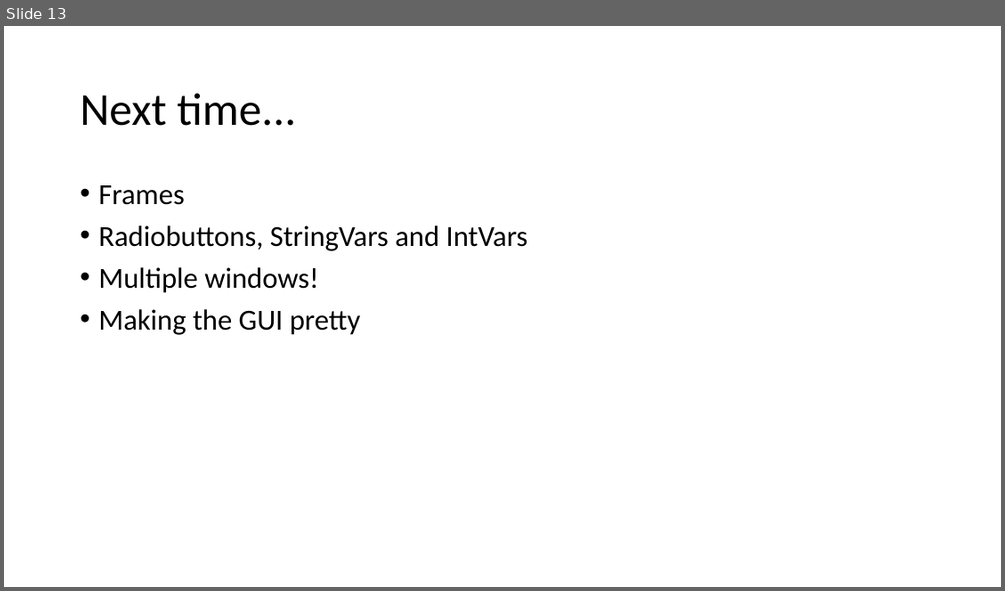
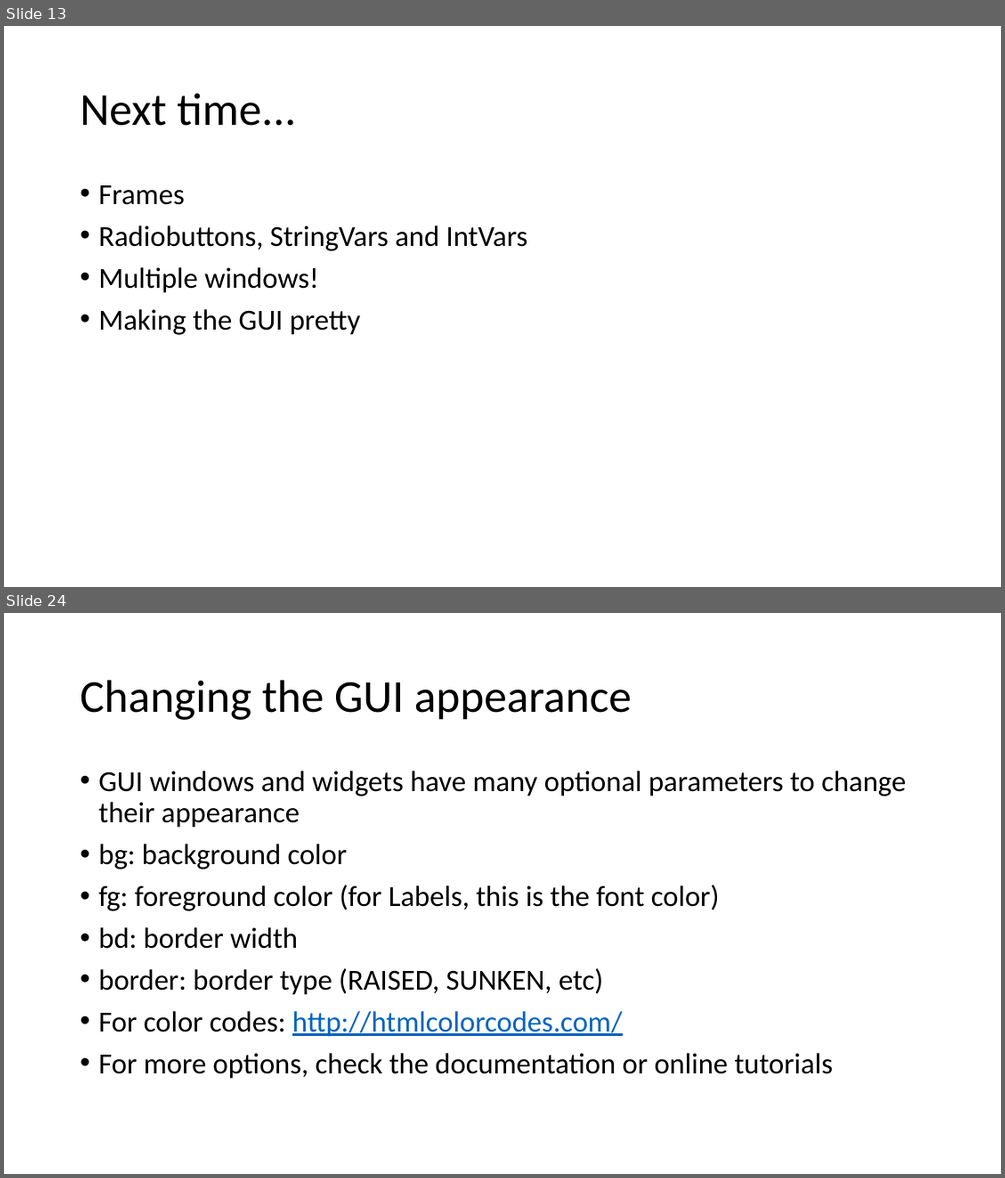
Before and after one commit to sswensen3/cs2316.github.io, a slide deck: slides/tkinter.pptx. Shown one above the other, each under a label of ours: slide 13 before the commit, slides 13 and 24 after it; the slides between them are not shown. The pictures are 1005x591 and 1005x1178 pixels, drawn with LibreOffice and Linux fonts; fonts in the diff are those of the drawing. Boxes give left, top, right and bottom in pixels: in the first picture for what was removed or moved away, otherwise in the second. Text is boxed around its words. In the diff, an @@ line names an element or a change of style, - is before the commit and + after.

```diff
--- a/slides/tkinter.pptx
+++ b/slides/tkinter.pptx
@@ slide 24 added at (x1=4, y1=613, x2=1001, y2=1174), background #FFFFFF @@
@@ title added at (x1=80, y1=680, x2=631, y2=720), 44 pt, text #000000 @@
+Changing the GUI appearance
@@ text added at (x1=98, y1=771, x2=906, y2=1078), 28 pt, text #000000 @@
+• GUI windows and widgets have many optional parameters to change their appearance
+• bg: background color
+• fg: foreground color (for Labels, this is the font color)
+• bd: border width
+• border: border type (RAISED, SUNKEN, etc)
+• For color codes: http://htmlcolorcodes.com/
+• For more options, check the documentation or online tutorials
```
Also in this commit, not shown: 10 other slides added.
